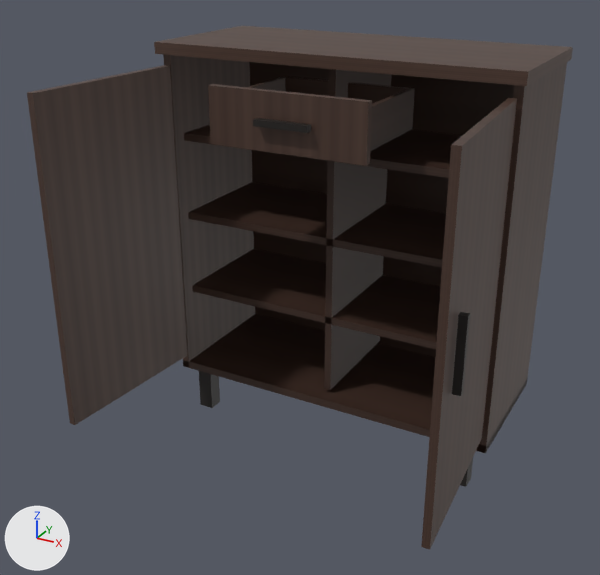
An edit to the glTF model wordpress/wp-content/uploads/3d/AXG-STR-004/model.glb, drawn before and after from the same camera.
Camera for both pictures: a 50 mm camera at (0.739, -1.594, 1.108) aimed at (-0.025, -0.205, 0.413). Every picture has the same lights, and +X, +Y and +Z are marked at lower left. The first picture is the older version. Both versions are drawn at frame 29 of the action 'DeSpace_OpenAll'; the numbers are the values there.

In view in the first picture: 'Carcass', 'DESPACE_DOOR_HINGE_L_1', 'DESPACE_DOOR_HINGE_R_2', 'DESPACE_DRAWER_1'.
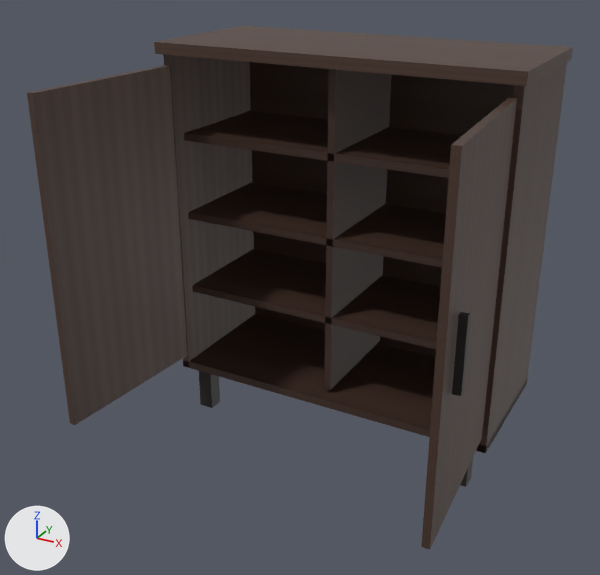
What the commit changed:
Object 'DESPACE_DRAWER_1' (ob_despace_drawer_1) is deleted.

What differs and where, as boxes (x1, y1, x2, y2) in the pictures (600 x 575 px):
'DESPACE_DRAWER_1', deleted: before (208, 76, 415, 166)
